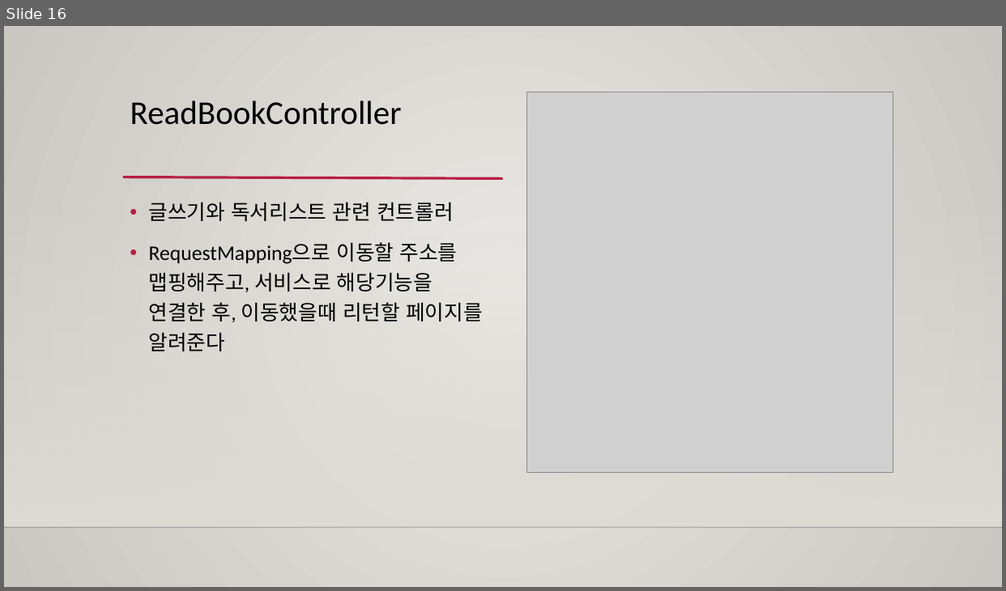
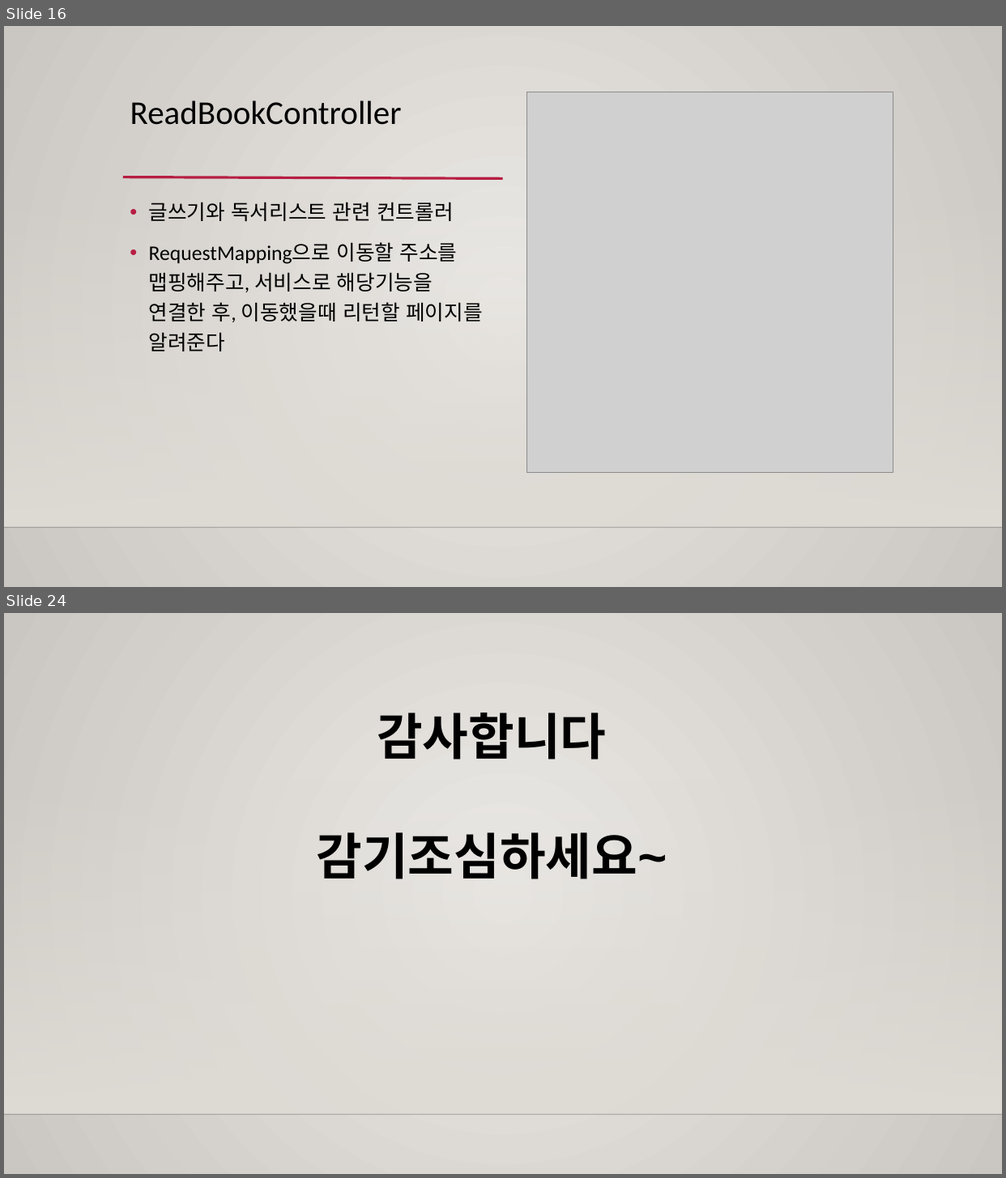
Before and after one commit to hooninfinity/Biz_505_2021_10_Kotlin_Spring, a slide deck: 디바이스최적화(2021-11-10)_김성훈.pptx. Shown one above the other, each under a label of ours: slide 16 before the commit, slides 16 and 24 after it; the slides between them are not shown. The pictures are 1006x591 and 1006x1178 pixels, drawn with LibreOffice and Linux fonts; fonts in the diff are those of the drawing; grey boxes stand for pictures; background and template pictures are left out. Boxes give left, top, right and bottom in pixels: in the first picture for what was removed or moved away, otherwise in the second. Text is boxed around its words. In the diff, an @@ line names an element or a change of style, - is before the commit and + after.

```diff
--- a/디바이스최적화(2021-11-10)_김성훈.pptx
+++ b/디바이스최적화(2021-11-10)_김성훈.pptx
@@ slide 24 added at box(4, 613, 1002, 1174), background gradient #ECEAE7 to #CAC7C1; not listed: 2 template elements that a slide beside it also shows @@
@@ text added at box(317, 713, 667, 879), 48 pt, text #000000, bold @@
+감사합니다
+감기조심하세요~
```
Also in this commit, not shown: 7 other slides added, 2 slides removed.
